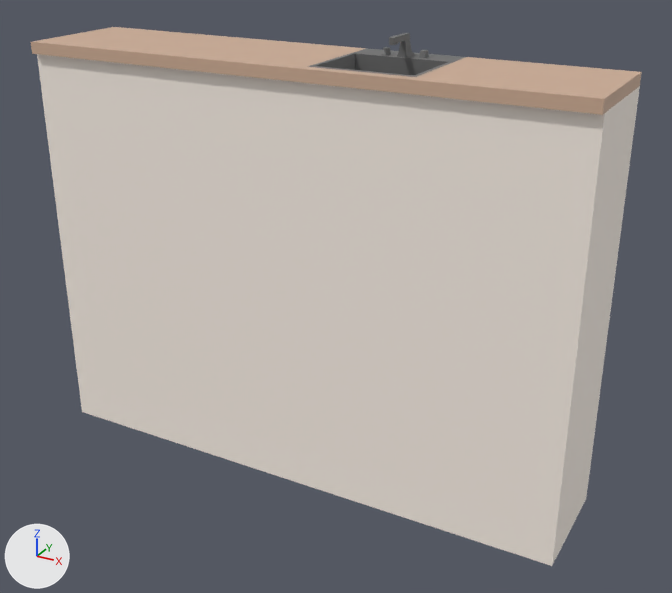
A saved change to the FBX model Assets/Props/kitchen_counter_sink.fbx.
Rendered twice from a 50 mm lens placed at (0.26, -0.233, 0.125), pointed at (0.066, 0.119, -0.051). The lights are fixed; the arrows at lower left show +X, +Y and +Z.
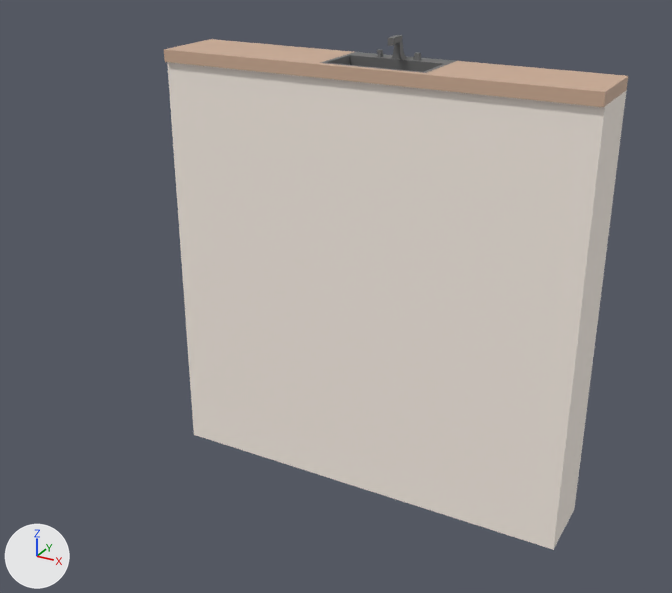
Commit message: Sink scaling v3

Where the change shows, as pixel boxes (x1, y1, x2, y2) in the pictures (672 x 593 px; the box of a moved part takes in the faces that stretch with it):
'pCube1', rescaled (24% narrower)
    before: (31, 27, 642, 566)
    after: (164, 35, 628, 550)
part 1 of me_mesh, moved or reshaped
    before: (31, 27, 642, 566)
    after: (164, 39, 628, 550)

The change, as a diff of the scene's bpy script:
```diff
--- a/Assets/Props/kitchen_counter_sink.fbx.py
+++ b/Assets/Props/kitchen_counter_sink.fbx.py
@@ me_mesh @@
 # used by ob_pcube1; location = (0.0932, 0.1207, 0.0003); rotation_euler = (1.571, 0.0, 0.0), in degrees (90, 0, 0); scale = (0.349, 0.0599, 0.0552)
-me_mesh.from_pydata(...)  # 191 vertices, 134 faces; spans x -0.5..0.27, y -2.39..1.14, z -0.5..0.55
+me_mesh.from_pydata(...)  # 191 vertices, 134 faces; spans x -0.3..0.26, y -2.39..1.14, z -0.5..0.55
+# me_mesh part 1
+# 11 faces are deleted
+# 29 vertices in x 0.27, y -2.39..0.98, z -0.5..0.55 move by (-0.01, 0.0, 0.0)
+# 19 vertices in x -0.5, y -2.39..0.98, z -0.5..0.55 move by (0.2, 0.0, 0.0)
+# 10 vertices in x -0.07..0.05, y 0.55, z -0.23..0.4 move by (0.0, 0.16, 0.0)
+# 10 vertices move from x -0.02..0.02, y 0.48..0.55, z -0.02..0.4 to x -0.03..0.02, y 0.67..0.71, z -0.08..0.4
+# 11 new faces join them, mat_sink_mat (dark grey #6e6e6e)
 me_mesh.materials.append(mat_counter_cabinet_map)
@@ ob_pcube1 @@
 ob_pcube1.rotation_euler = (1.571, 0.0, 0.0)  # degrees (90, 0, 0)
-ob_pcube1.scale = (0.349, 0.0599, 0.0552)
+ob_pcube1.scale = (0.349, 0.0599, 0.0334)
```
